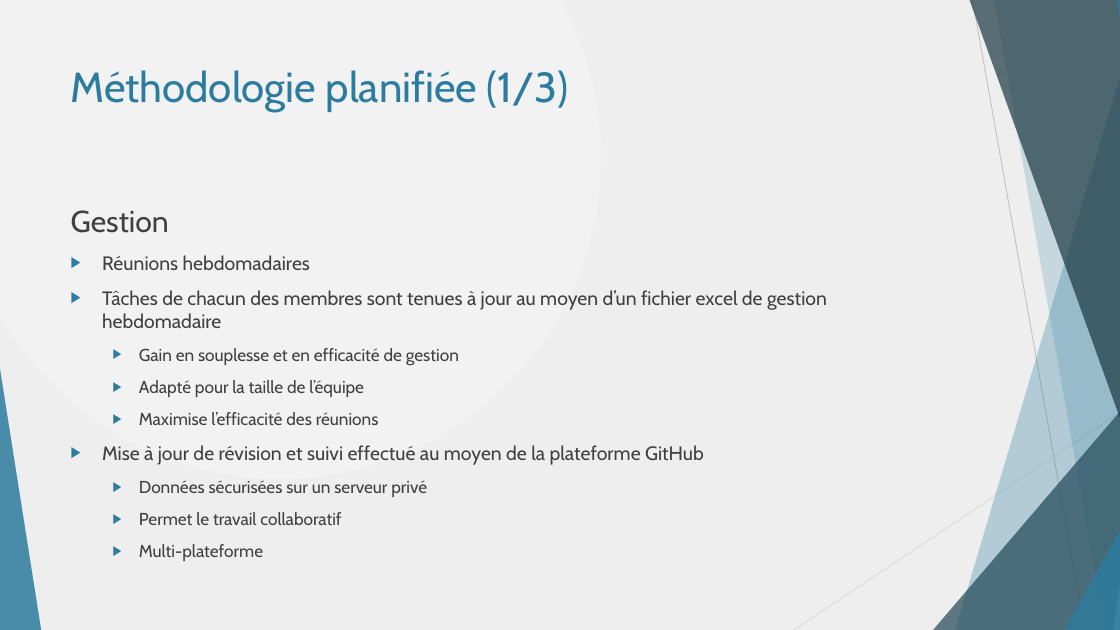
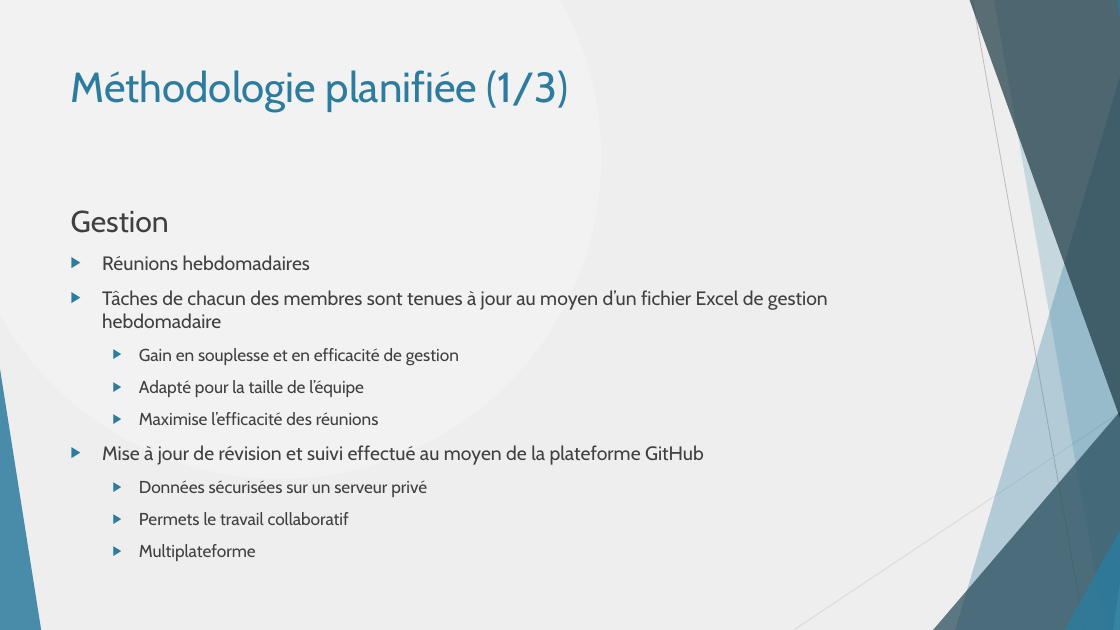
Before and after one commit to danthib76/DesignIV, a slide deck: slide 6 of Remise/Remise 1/Presentation_Remise_1.pptx. Drawn at 1120x630 pixels with LibreOffice and Linux fonts; fonts in the diff are those of the drawing. Boxes give left, top, right and bottom in pixels: in the first picture for what was removed or moved away, otherwise in the second. Text is boxed around its words. In the diff, an @@ line names an element or a change of style, - is before the commit and + after.

```diff
--- a/Remise/Remise 1/Presentation_Remise_1.pptx
+++ b/Remise/Remise 1/Presentation_Remise_1.pptx
@@ text at (102, 290, 828, 328): text changed @@
-▶ Tâches de chacun des membres sont tenues à jour au moyen d’un fichier excel de gestion hebdomadaire
+▶ Tâches de chacun des membres sont tenues à jour au moyen d’un fichier Excel de gestion hebdomadaire
@@ text at (139, 512, 349, 561): text changed @@
-  ▶ Permet le travail collaboratif
-  ▶ Multi-plateforme
+  ▶ Permets le travail collaboratif
+  ▶ Multiplateforme
```
Also in this commit, not shown: 7 other slides changed, 2 slides added, 9 other files.
